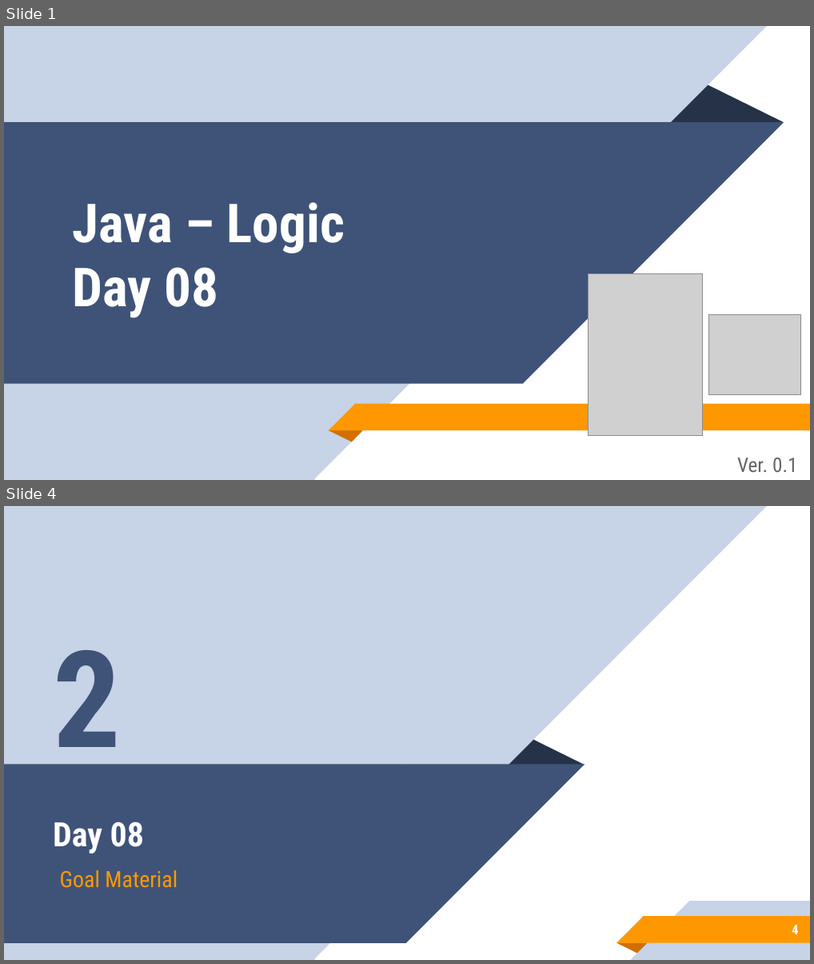
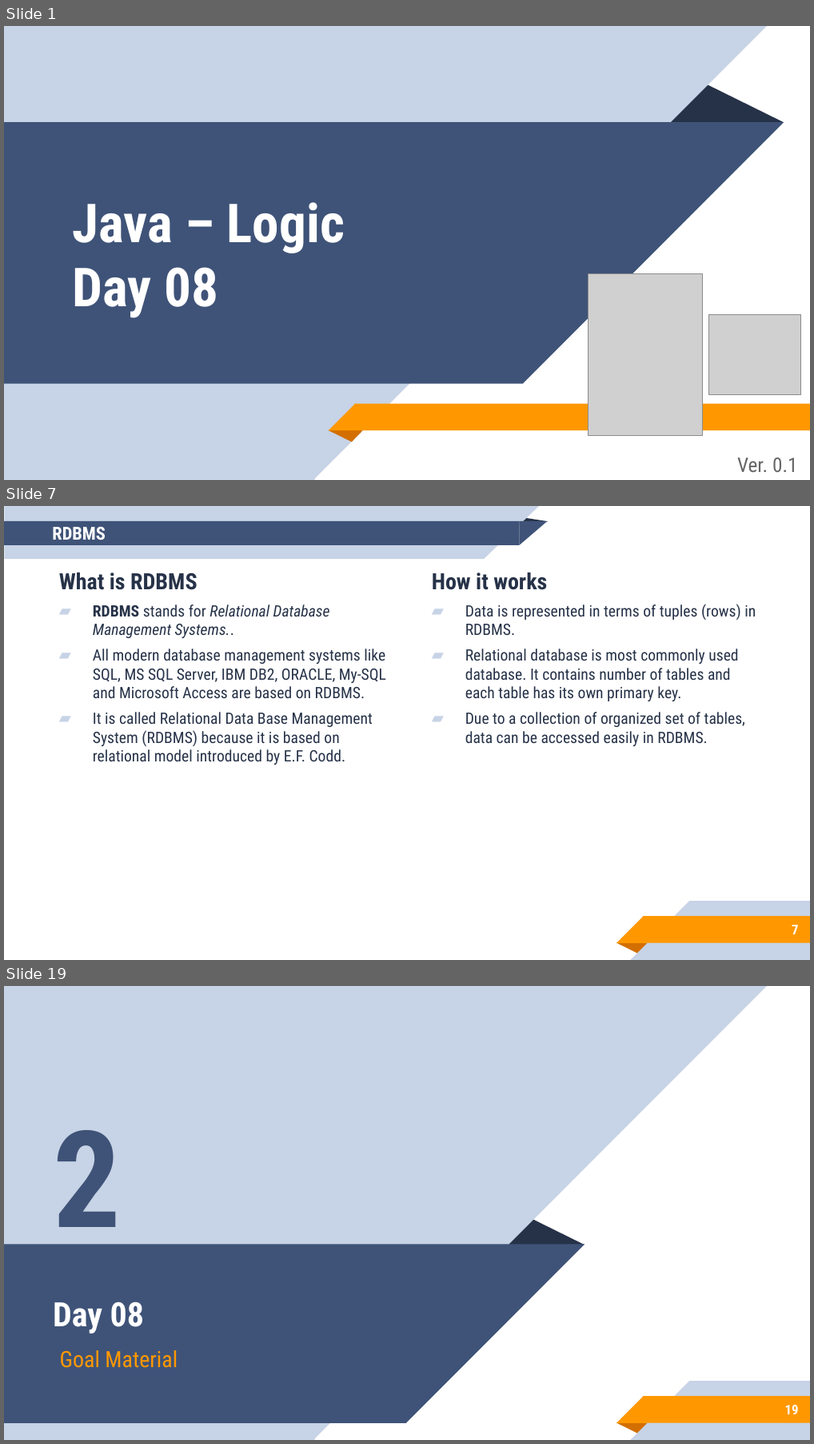
Before and after one commit to aronipurwanto/materi-xa, a slide deck: java/java-logic/Slide-Java-Logic-08.pptx. Shown one above the other, each under a label of ours: slides 1 and 4 before the commit, slides 1, 7 and 19 after it; the slides between them are not shown. The pictures are 814x964 and 814x1444 pixels, drawn with LibreOffice and Linux fonts; fonts in the diff are those of the drawing; grey boxes stand for pictures. Boxes give left, top, right and bottom in pixels: in the first picture for what was removed or moved away, otherwise in the second. Text is boxed around its words. In the diff, an @@ line names an element or a change of style, - is before the commit and + after.

```diff
--- a/java/java-logic/Slide-Java-Logic-08.pptx
+++ b/java/java-logic/Slide-Java-Logic-08.pptx
@@ slide 7 added at bbox=[4, 506, 810, 960], background #FFFFFF; not listed: 5 template elements that a slide beside it also shows @@
@@ title added at bbox=[52, 527, 105, 540], 16 pt, text #FFFFFF, bold @@
+RDBMS
@@ group added at bbox=[4, 506, 548, 560]: 2 rectangles, 2 right triangles, 1 triangle @@
@@ text added at bbox=[59, 572, 386, 764], 14 pt, text #263248 @@
+What is RDBMS
+▰ RDBMS stands for Relational Database Management Systems..
+▰ All modern database management systems like SQL, MS SQL Server, IBM DB2, ORACLE, My-SQL and Microsoft Access are based on RDBMS.
+▰ It is called Relational Data Base Management System (RDBMS) because it is based on relational model introduced by E.F. Codd.
@@ text added at bbox=[432, 572, 756, 746], 14 pt, text #263248 @@
+How it works
+▰ Data is represented in terms of tuples (rows) in RDBMS.
+▰ Relational database is most commonly used database. It contains number of tables and each table has its own primary key.
+▰ Due to a collection of organized set of tables, data can be accessed easily in RDBMS.
@@ page number added at bbox=[792, 924, 798, 934], 12 pt, text #FFFFFF, bold @@
+7
@@ what was slide 4 is now slide 19 @@
@@ page number at bbox=[786, 1404, 799, 1414]: text changed @@
-4
+19
```
Also in this commit, not shown: 1 slide changed, 15 other slides added, 1 slide removed, 21 other files.
